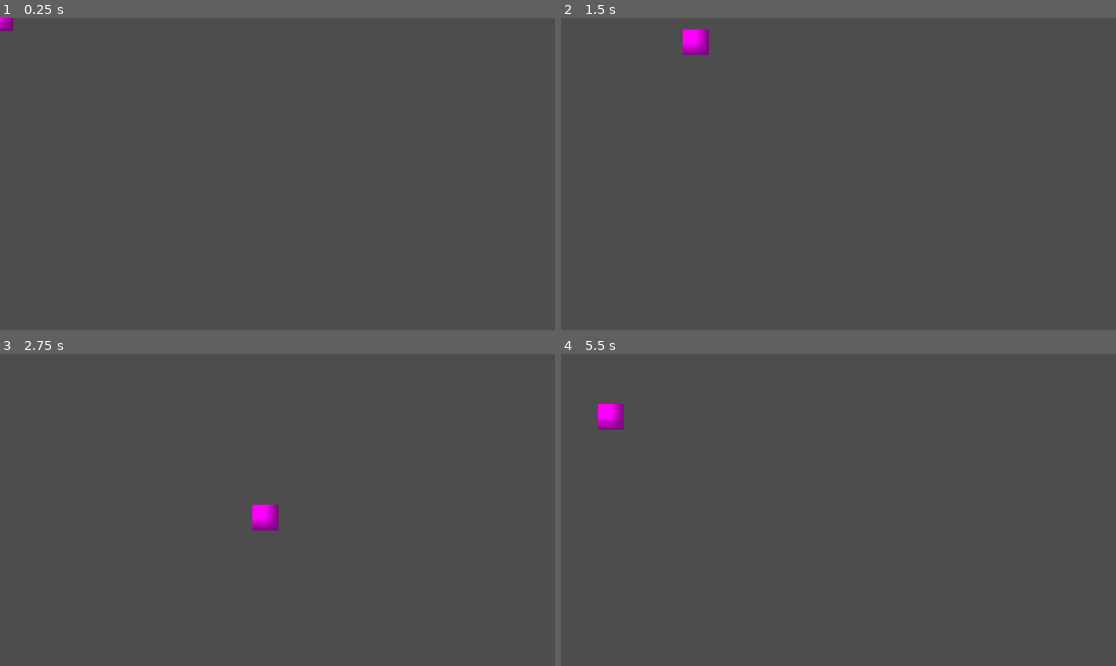
Above: before the commit, frames 1-4 (two rows, left to right).
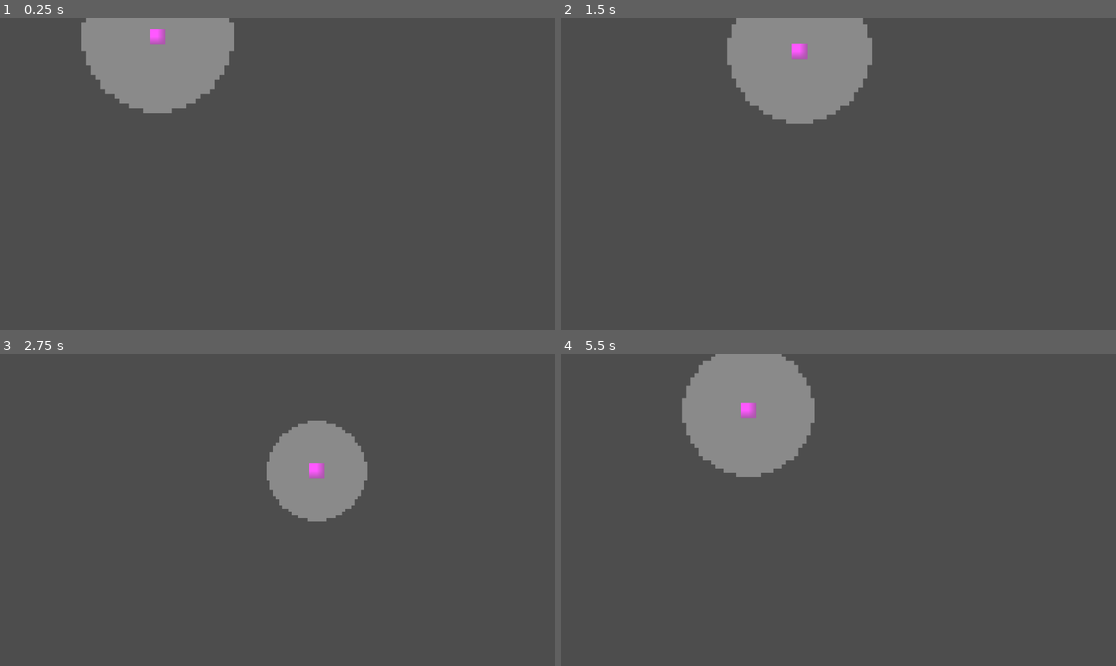
Above: after the commit, the same moments.

Repository: Meemog/LudumDare59
Game: Godot game, scene res://Scenes/main.tscn
The game is run twice, just before and just after one commit, with the same random seed, the same clock (stepped at 60 frames per second) and the same inputs.
Inputs:
- Up to frame 1 (0.25 s): no input
- Up to frame 2 (1.5 s): tap Enter at 0.5 s; hold D (right) 0.53-1.28 s; hold S (down) from 1.28 s (still down)
- Up to frame 3 (2.75 s): release S (down) at 2.03 s; hold D (right) from 2.03 s (still down)
- Up to frame 4 (5.5 s): release D (right) at 2.78 s; hold W (up) 2.78-3.53 s; hold A (left) 3.53-5.03 s; hold S (down) from 5.03 s (still down)

The runs differ from the first frame. In frame 1, 6.9% of the frame differs, in the area x 0-43%, y 0-31%; in frame 2, 7.7%; in frame 3, 4.9%; in frame 4, 7.9%, in the area x 6-46%, y 0-40%.

Commit message:
Added vision cone

Diff:
--- a/Scenes/main.tscn
+++ b/Scenes/main.tscn
@@ -5,3 +5,4 @@
 [node name="Main" type="Node2D" unique_id=2099088848]
 
 [node name="Player" parent="." unique_id=1356148789 instance=ExtResource("1_jjgbg")]
+position = Vector2(545, 65)
--- a/Scenes/player.gd
+++ b/Scenes/player.gd
@@ -9,6 +9,17 @@
 # Misc Physics
 var _tps_adjustment: float ## Physics adjustment to ensure forces are calculated correctly when physics ticks are inconsistant
 
+# Sprites
+var _vision_cone: Node2D
+var _y_start: float
+
+func _ready() -> void:
+    _vision_cone = $VisionCone
+    _y_start = position.y
+
+func _process(delta: float) -> void:
+    _process_vision()
+
 func _physics_process(delta: float) -> void:
     _tps_adjustment = Engine.physics_ticks_per_second * delta
 
@@ -16,7 +27,7 @@
 
     move_and_slide()
 
-func _process_movement():
+func _process_movement() -> void:
     var x_scalar = int(Input.is_action_pressed("right")) - int(Input.is_action_pressed("left"))
     var y_scalar = int(Input.is_action_pressed("down")) - int(Input.is_action_pressed("up"))
     var movement_direction = Vector2(x_scalar, y_scalar).normalized()
@@ -25,7 +36,7 @@
     velocity.x = _process_velocity_component(velocity.x, movement_direction.x)
     velocity.y = _process_velocity_component(velocity.y, movement_direction.y)
 
-func _process_velocity_component(velocity_component, scalar):
+func _process_velocity_component(velocity_component, scalar) -> float:
     var component = velocity_component
     var direction = component / abs(component)
     var scalar_direction = scalar / abs(scalar)
@@ -49,3 +60,8 @@
     if abs(component) > hard_max_velocity:
         component = hard_max_velocity * direction
     return component
+
+func _process_vision() -> void:
+    var y_offset = position.y - _y_start
+    var new_scale = -0.001 * y_offset + 1
+    _vision_cone.scale = Vector2(new_scale, new_scale)
--- a/Scenes/player.tscn
+++ b/Scenes/player.tscn
@@ -1,6 +1,7 @@
 [gd_scene format=3 uid="uid://bvl36w8yrs2e4"]
 
 [ext_resource type="Script" uid="uid://r01p844ucrm6" path="res://Scenes/player.gd" id="1_v0iea"]
+[ext_resource type="Texture2D" uid="uid://drdnfulfobmle" path="res://Assets/Sprites/VisionCone.png" id="2_cvnsp"]
 
 [sub_resource type="RectangleShape2D" id="RectangleShape2D_cvnsp"]
 size = Vector2(54, 54)
@@ -14,6 +15,13 @@
 [node name="CollisionShape2D" type="CollisionShape2D" parent="." unique_id=1551203545]
 shape = SubResource("RectangleShape2D_cvnsp")
 
-[node name="Sprite2D" type="Sprite2D" parent="." unique_id=783650939]
+[node name="PlayerStrite" type="Sprite2D" parent="." unique_id=783650939]
 scale = Vector2(53.5, 53.5)
 texture = SubResource("PlaceholderTexture2D_6t5aa")
+
+[node name="VisionCone" type="Node2D" parent="." unique_id=1430507]
+
+[node name="VisionSprite" type="Sprite2D" parent="VisionCone" unique_id=1627437993]
+self_modulate = Color(1, 1, 1, 0.34509805)
+scale = Vector2(1.65, 1.65)
+texture = ExtResource("2_cvnsp")
--- a/project.godot
+++ b/project.godot
@@ -14,6 +14,11 @@
 run/main_scene="uid://b45u0odr2ptkv"
 config/features=PackedStringArray("4.6", "Forward Plus")
 config/icon="res://icon.svg"
+
+[display]
+
+window/size/viewport_width=1920
+window/size/viewport_height=1080
 
 [input]
 
Binary file added: Assets/Sprites/VisionCone.png
Not shown, added: Assets/Sprites/VisionCone.png.import
